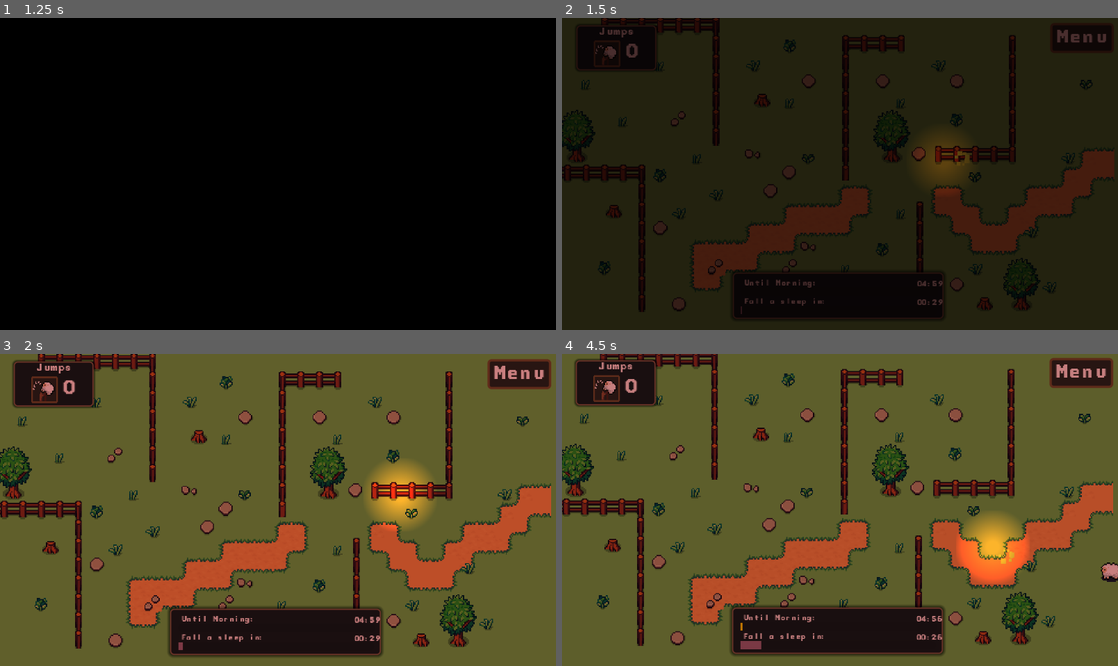
Above: before the commit, frames 1-4 (two rows, left to right).
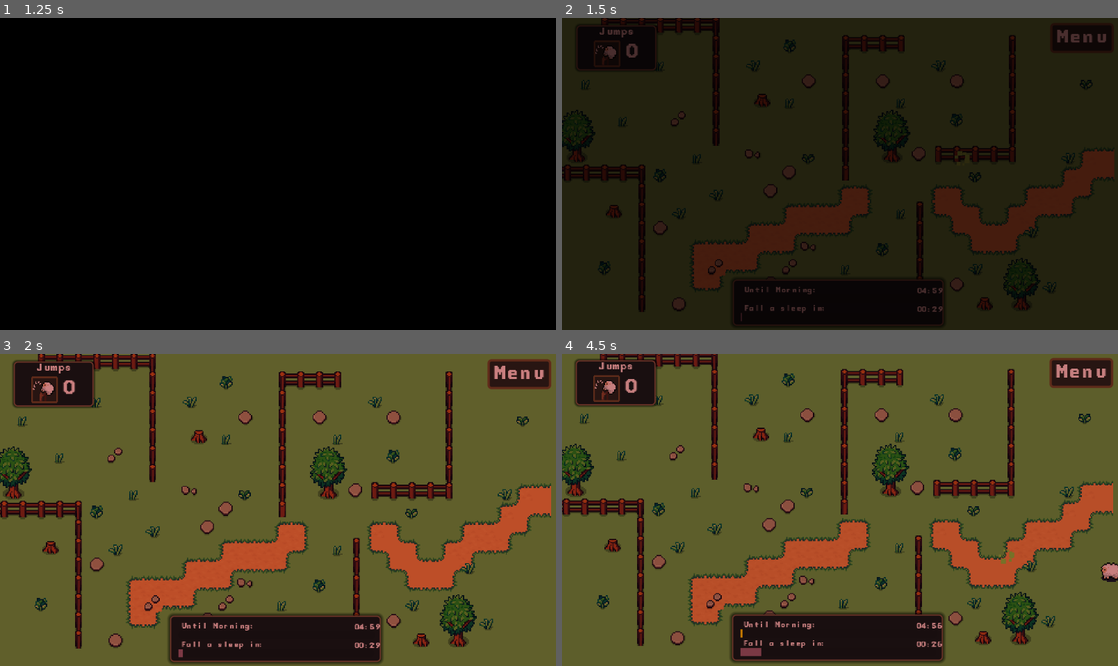
Above: after the commit, the same moments.

Repository: kandlash/Count-The-Sheep
Game: Godot game, scene res://scenes/main_menu.tscn
Two runs of this game, one before a commit and one after it. Both use one fixed random seed, a clock stepped at 60 frames per second and the inputs below. Sound files missing from this copy of the repository are replaced by a short silence.
Inputs (mouse positions are in pixels of both pictures, inside the frame that each line leads up to):
- Up to frame 1 (1.25 s): click "Play" at 0.5 s
- Up to frame 2 (1.5 s): move the mouse to (962, 158) at 1.27 s; click (962, 158) at 1.42 s
- Up to frame 3 (2 s): no input
- Up to frame 4 (4.5 s): drag from (728, 525) to (1012, 435) at 2.02 s; move the mouse to (895, 441) at 2.77 s; click (895, 441) at 2.92 s; drag from (812, 572) to (845, 450) at 3.52 s; move the mouse to (1006, 556) at 4.27 s; click (1006, 556) at 4.42 s

Frame 1 is identical in both runs. In frame 2, 2.3% of the frame differs, in the area x 31-74%, y 37-99%; in frame 3, 5.1%; in frame 4, 5.4%, in the area x 30-84%, y 51-99%.

Commit message:
топовая идея наильмана

Diff:
--- a/scenes/audio_manager.tscn
+++ b/scenes/audio_manager.tscn
@@ -7,6 +7,7 @@
 [ext_resource type="AudioStream" uid="uid://djshyromfvm0e" path="res://assets/sound_effects/woof.mp3" id="5_02gw7"]
 [ext_resource type="AudioStream" uid="uid://brndakl7jcrni" path="res://assets/sound_effects/digital_footstep_snow_1.mp3" id="6_ujhup"]
 [ext_resource type="AudioStream" uid="uid://vquv8byi607x" path="res://assets/sound_effects/xylophone_negative_long.mp3" id="7_kq7b2"]
+[ext_resource type="AudioStream" uid="uid://bcn4cml7chioo" path="res://assets/sound_effects/sheep_blocked.mp3" id="8_02gw7"]
 
 [sub_resource type="Resource" id="Resource_aoitu"]
 script = ExtResource("2_liach")
@@ -47,6 +48,13 @@
 pitch_randomness = 0.5
 metadata/_custom_type_script = "uid://d3tecsfeqmjlg"
 
+[sub_resource type="Resource" id="Resource_ujhup"]
+script = ExtResource("2_liach")
+sound_effect = ExtResource("8_02gw7")
+volume = -20.0
+pitch_randomness = 0.3
+metadata/_custom_type_script = "uid://d3tecsfeqmjlg"
+
 [node name="AudioManager" type="Node2D" unique_id=1774653072]
 script = ExtResource("1_8qd8g")
-sound_effects = Array[ExtResource("2_liach")]([SubResource("Resource_aoitu"), SubResource("Resource_njtn3"), SubResource("Resource_m6ggh"), SubResource("Resource_kq7b2"), SubResource("Resource_02gw7")])
+sound_effects = Array[ExtResource("2_liach")]([SubResource("Resource_aoitu"), SubResource("Resource_njtn3"), SubResource("Resource_m6ggh"), SubResource("Resource_kq7b2"), SubResource("Resource_02gw7"), SubResource("Resource_ujhup")])
--- a/scenes/world.tscn
+++ b/scenes/world.tscn
@@ -489,6 +489,7 @@
 energy = 1.31
 shadow_enabled = true
 texture = SubResource("GradientTexture2D_7r4gi")
+texture_scale = 2.0
 script = ExtResource("1_w7kh3")
 
 [node name="ClickManager" type="Node2D" parent="." unique_id=656076700]
@@ -630,9 +631,9 @@
 anchor_right = 0.5
 anchor_bottom = 0.5
 offset_left = -91.0
-offset_top = 88.0
+offset_top = 94.0
 offset_right = 91.0
-offset_bottom = 128.0
+offset_bottom = 134.0
 grow_horizontal = 2
 grow_vertical = 2
 theme = SubResource("Theme_xo05s")
--- a/scripts/G.gd
+++ b/scripts/G.gd
@@ -4,7 +4,7 @@
 var jumps_count := 0
 
 var max_tired_points := 30.0
-var money := 0
+var money := 1000000
 
 var jump_reward = 1.0
 
--- a/scripts/sheep.gd
+++ b/scripts/sheep.gd
@@ -120,9 +120,13 @@
 
 var hunted_by: Node = null
 
+var panic_started := false
+var znak_base_pos: Vector2
+
 # --------------------------------------------------
 
 func _ready() -> void:
+	znak_base_pos = vosklisatilni_znak.position
 	vosklisatilni_znak.visible = false
 	vosklisatilni_light.enabled = false
 
@@ -135,12 +139,49 @@
 	timer.start()
 
 # --------------------------------------------------
+var want_to_run = false
+const WOOL_EXPLOSION = preload("uid://c1clqw5ixuui1")
 
 func _process(delta: float) -> void:
 	if not run_timer.is_stopped():
 		var t := run_timer.time_left
 		var total := run_timer.wait_time
+
+		# запуск паники за 1.5 секунды
+		if t <= 1.5 and !panic_started:
+			start_panic_effect()
+
+		# звук за 1 секунду (как у тебя было)
+		if t <= 1.5 and !want_to_run:
+			var wool_explosion = WOOL_EXPLOSION.instantiate()
+			add_child(wool_explosion)
+			wool_explosion.global_position = global_position
+			wool_explosion.scale *= 5
+			wool_explosion.play_explosion()
+			want_to_run = true
+			AudioManager.create_2d_audio_at_location(global_position, SoundEffect.SOUND_EFFECT_TYPE.SHEEP_BLOCKED)
+			await get_tree().create_timer(0.5).timeout
+			wool_explosion.queue_free()
+
 		run_progressbar.value = (1.0 - t / total) * 100.0
+
+		# тряска
+		if panic_started:
+			var shake_strength := 1.0
+			vosklisatilni_znak.position = znak_base_pos + Vector2(
+				randf_range(-shake_strength, shake_strength),
+				randf_range(-shake_strength, shake_strength)
+			)
+
+func start_panic_effect():
+	panic_started = true
+
+	vosklisatilni_znak.visible = true
+
+	var tween = create_tween()
+	tween.tween_property(vosklisatilni_znak, "scale", Vector2(1.4, 1.4), 0.2)\
+		.set_trans(Tween.TRANS_BACK)\
+		.set_ease(Tween.EASE_OUT)
 
 # --------------------------------------------------
 
@@ -262,6 +303,9 @@
 	blocked_tween.parallel().tween_property(vosklisatilni_light, "energy", light_energy_max, pulse_duration)
 	blocked_tween.tween_property(vosklisatilni_znak, "scale", znak_scale_min, pulse_duration)
 	blocked_tween.parallel().tween_property(vosklisatilni_light, "energy", light_energy_min, pulse_duration)
+	panic_started = false
+	vosklisatilni_znak.position = znak_base_pos
+	vosklisatilni_znak.scale = Vector2.ONE
 
 func stop_blocked_effect():
 	if blocked_tween:
@@ -315,7 +359,7 @@
 
 	var move_time = G.sheep_walk_speed
 	var restore_time = walk_duration_restore
-
+	want_to_run = false
 	if _has_walk_boost:
 		move_time *= boost_multiplier
 		restore_time *= boost_multiplier
@@ -334,7 +378,7 @@
 	stop_blocked_effect()
 	stop_run_bar()
 	run_timer.stop()
-
+	want_to_run = false
 	is_busy = true
 	state = State.JUMP
 
@@ -398,6 +442,12 @@
 	is_busy = true
 	stop_blocked_effect()
 	stop_run_bar()
+
+	var wool_explosion = WOOL_EXPLOSION.instantiate()
+	add_child(wool_explosion)
+	wool_explosion.global_position = global_position
+	wool_explosion.scale *= 10
+	wool_explosion.play_explosion()
 
 	var cam := get_viewport().get_camera_2d()
 	var screen_size := get_viewport_rect().size
@@ -436,4 +486,5 @@
 	tween.tween_property(self, "global_position", target, 2.2)
 
 	await tween.finished
+	wool_explosion.queue_free()
 	queue_free()
--- a/scripts/world.gd
+++ b/scripts/world.gd
@@ -8,6 +8,7 @@
 @onready var jumps_label: Label = $Camera2D/UIHolder/gameUI/Panel2/HBoxContainer/jumps_label
 @onready var tired_progressbar: ProgressBar = $Camera2D/UIHolder/gameUI/Panel/tired_progressbar
 @onready var tired_label: Label = $Camera2D/UIHolder/gameUI/Panel/tired_progressbar/tired_label
+@onready var cursor_light: PointLight2D = $cursor_light
 
 #@onready var common_label: Label = $Camera2D/UIHolder/gameUI/Panel2/VBoxContainer/HBoxContainer/common_label
 #@onready var uncommon_label: Label = $Camera2D/UIHolder/gameUI/Panel2/VBoxContainer/HBoxContainer2/uncommon_label
@@ -40,6 +41,7 @@
 
 
 func _ready() -> void:
+	cursor_light.enabled = false
 	G.world = self
 	_sync_dogs_from_g()
 	time_progressbar.min_value = 0
@@ -77,7 +79,6 @@
 	var total_sec := int(remaining)
 	var minutes := total_sec / 60
 	var seconds := total_sec % 60
-
 	time_label.text = "%02d:%02d" % [minutes, seconds]
 
 	_update_lighting()
@@ -99,6 +100,16 @@
 		sunset_light.energy = lerp(0.3, 0.0, sunset_t)
 	else:
 		sunset_light.energy = 0.0
+
+	var night_start := 0.1
+
+	if t >= night_start:
+		var night_t := (t - night_start) / (1.0 - night_start)/2
+		cursor_light.enabled = true
+		cursor_light.energy = lerp(0.0, 2.2, night_t)
+	else:
+		cursor_light.energy = 0.0
+		cursor_light.enabled = false
 
 
 # ---------------- TIRED (COUNTDOWN) ----------------
Not shown, added: assets/sound_effects/sheep_blocked.mp3.import
Not shown, added: assets/sound_effects/sheep_blocked.mp3
